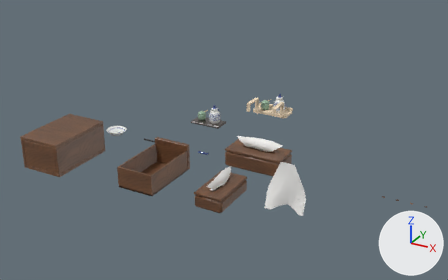
The glTF model public/models/barsetting.glb as it was, and as the next commit left it.
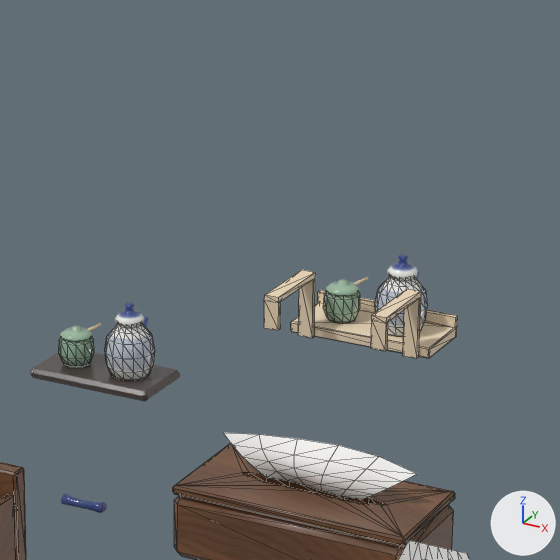
Each version appears first whole from a camera (50 mm lens) standing at (1.652, -2.01, 1.088) and looking at (0.612, -0.12, 0.143), and next in a close-up on the part from 41% to 71% of the width and 12% to 59% of the height. Lighting does not change. The marker at lower right points along +X, +Y and +Z. The last two pictures show the newer version. The close-ups show mesh edges as thin lines. Where no turn or scale is listed for an object, it has been applied to the vertices. Vertices at exactly the same position are counted once.

The first close-up shows 'BarCondShoyu', 'BarCondTray', 'BarCondWasabi', 'BarDrawerBody', 'BarRackCondShoyu', 'BarRackCondWasabi', 'BarRackWood', 'BarTissueCase', 'BarTissuePullSheet', 'BarTissueSheet' and 7 more.
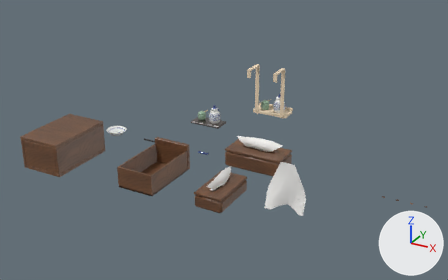
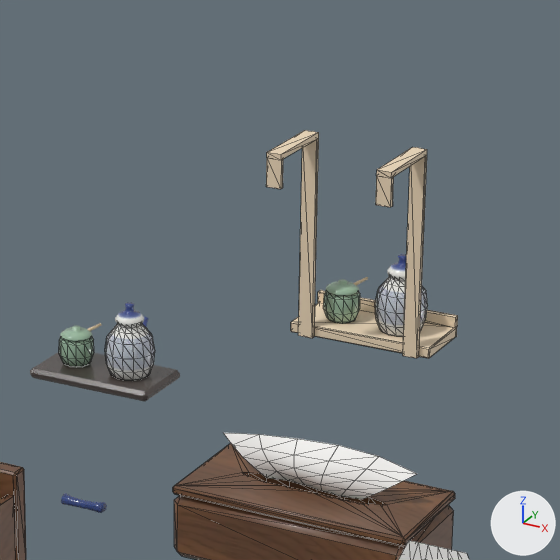
Location of each change, (x1, y1, x2, y2) in pixels of the close-ups (560 x 560 px; the box of a moved part takes in the faces that stretch with it):
'BarRackWood', reshaped (157% taller): before (264, 270, 458, 358); after (266, 130, 458, 358)
part 1 of me_barrackwood, added (beige): after (266, 130, 319, 189)
part 2 of me_barrackwood, added (beige): after (376, 147, 427, 207)
part 3 of me_barrackwood, deleted (beige): before (264, 270, 316, 303)
part 4 of me_barrackwood, deleted (beige): before (371, 321, 388, 351)
part 5 of me_barrackwood, deleted (beige): before (264, 300, 281, 330)
part 6 of me_barrackwood, deleted (beige): before (372, 289, 421, 323)
part 7 of me_barrackwood, moved or reshaped: before (298, 278, 421, 358); after (298, 138, 427, 358)

Diff of the bpy script that builds the scene:
```diff
--- a/public/models/barsetting.glb.py
+++ b/public/models/barsetting.glb.py
@@ me_barrackwood @@
 # used by ob_barrackwood; location = (0.6, 0.3, 0.0)
-me_barrackwood.from_pydata(...)  # 80 vertices, 128 faces; spans x -0.08..0.08, y -0.073..0.085, z 0.092..0.164
+me_barrackwood.from_pydata(...)  # 76 vertices, 128 faces; spans x -0.08..0.08, y -0.073..0.085, z 0.092..0.315
+# me_barrackwood part 1: a new loose piece of 14 vertices spanning x -0.068..-0.052, y -0.073..0.013, z 0.279..0.315, in mat_barrackwood (beige #efdabc)
+# me_barrackwood part 2: a new loose piece of 14 vertices spanning x 0.052..0.068, y -0.073..0.013, z 0.279..0.315, in mat_barrackwood (beige #efdabc)
+# me_barrackwood part 3: the loose piece of 8 vertices spanning x -0.068..-0.052, y -0.073..0.013, z 0.158..0.164 is deleted
+# me_barrackwood part 4: the loose piece of 8 vertices spanning x 0.052..0.068, y -0.073..-0.068, z 0.128..0.158 is deleted
+# me_barrackwood part 5: the loose piece of 8 vertices spanning x -0.068..-0.052, y -0.073..-0.068, z 0.128..0.158 is deleted
+# me_barrackwood part 6: the loose piece of 8 vertices spanning x 0.052..0.068, y -0.073..0.013, z 0.158..0.164 is deleted
+# me_barrackwood part 7
+# 8 vertices are removed from x -0.068..0.068, y 0.008..0.013, z 0.158
+# 20 faces are deleted
+# 8 new vertices lie (0.0, 0.0, 0.217) away from vertices in x -0.068..0.068, y 0.008..0.013, z 0.092
+# 20 new faces join them
 me_barrackwood.materials.append(mat_barrackwood)
```
